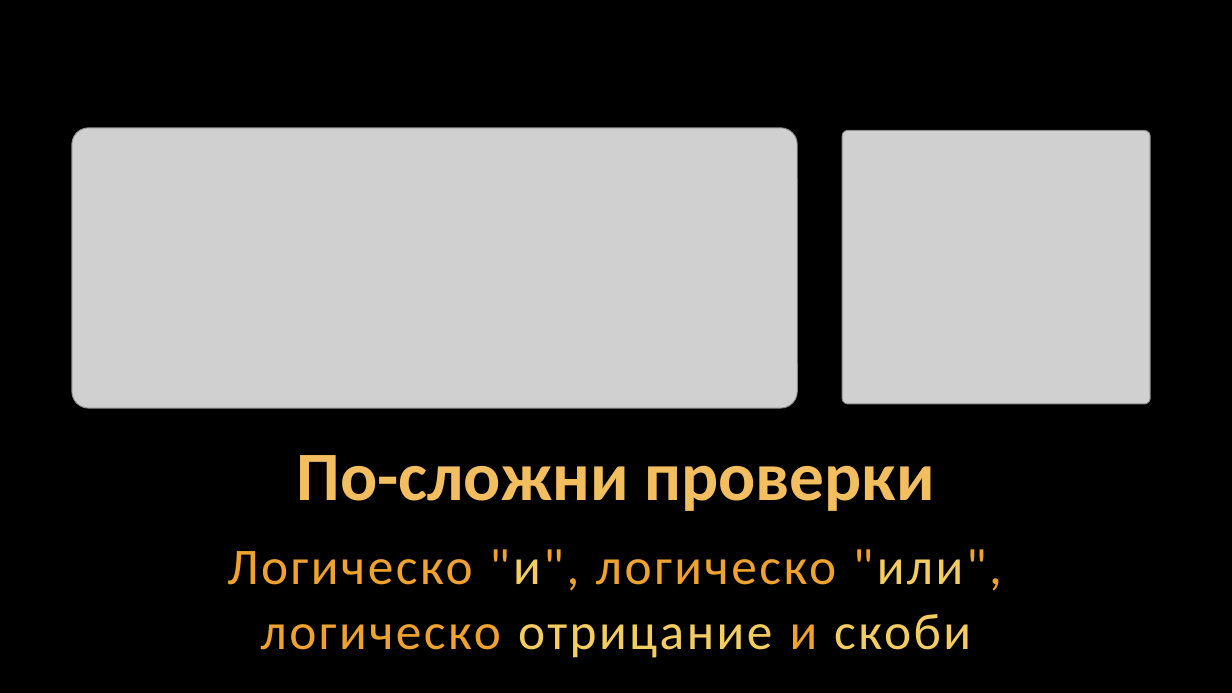
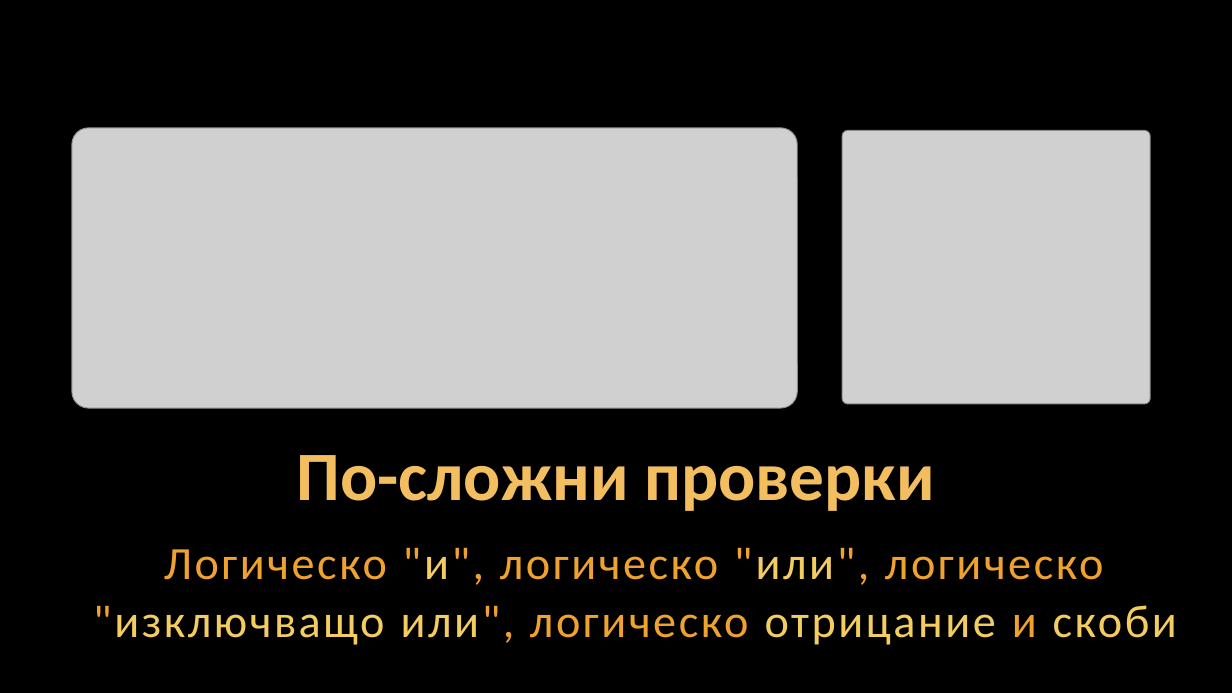
Before and after one commit to Software-University/Python-Basics, a slide deck: slide 9 of 4. Complex-Conditions/4. Complex-Conditions.pptx. Drawn at 1232x693 pixels with LibreOffice and Linux fonts; fonts in the diff are those of the drawing; grey boxes stand for pictures; background and template pictures are left out. Boxes give left, top, right and bottom in pixels: in the first picture for what was removed or moved away, otherwise in the second. Text is boxed around its words. In the diff, an @@ line names an element or a change of style, - is before the commit and + after.

```diff
--- a/4. Complex-Conditions/4. Complex-Conditions.pptx
+++ b/4. Complex-Conditions/4. Complex-Conditions.pptx
@@ text at [93,547,1177,645]: text changed; size 40 to 36 pt @@
-Логическо "и", логическо "или", логическо отрицание и скоби
+Логическо "и", логическо "или", логическо "изключващо или", логическо отрицание и скоби
```
Also in this commit, not shown: 7 other slides changed, 8 slides removed, 3 other files.
